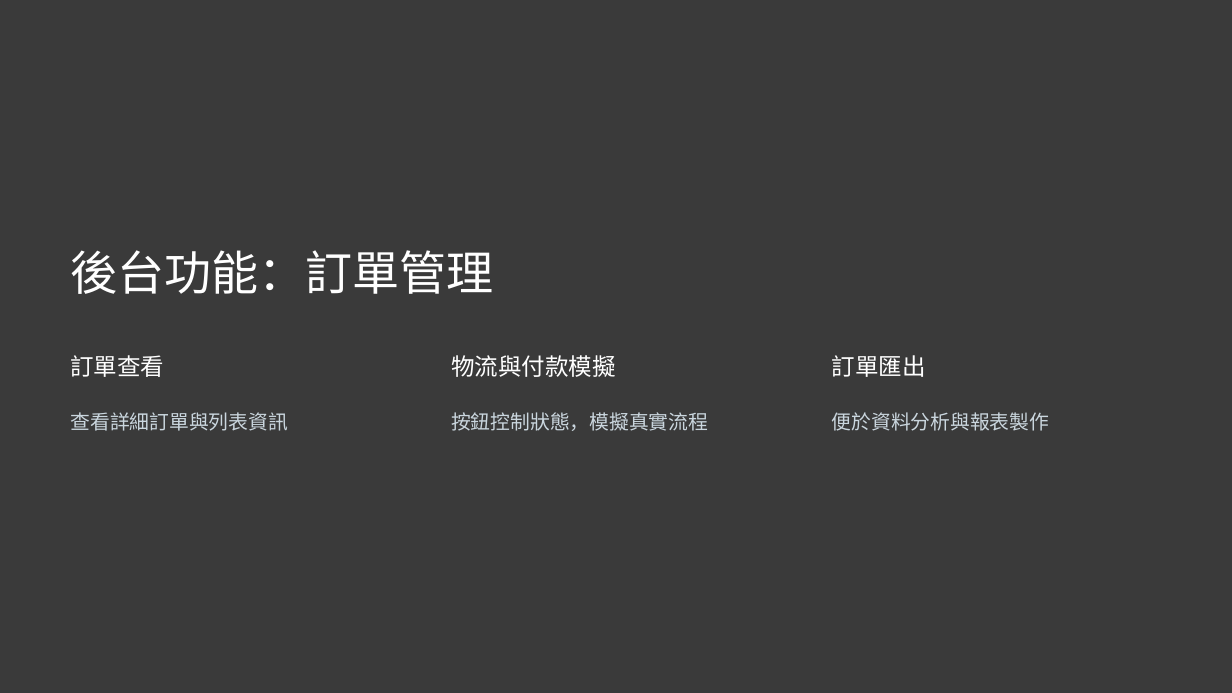
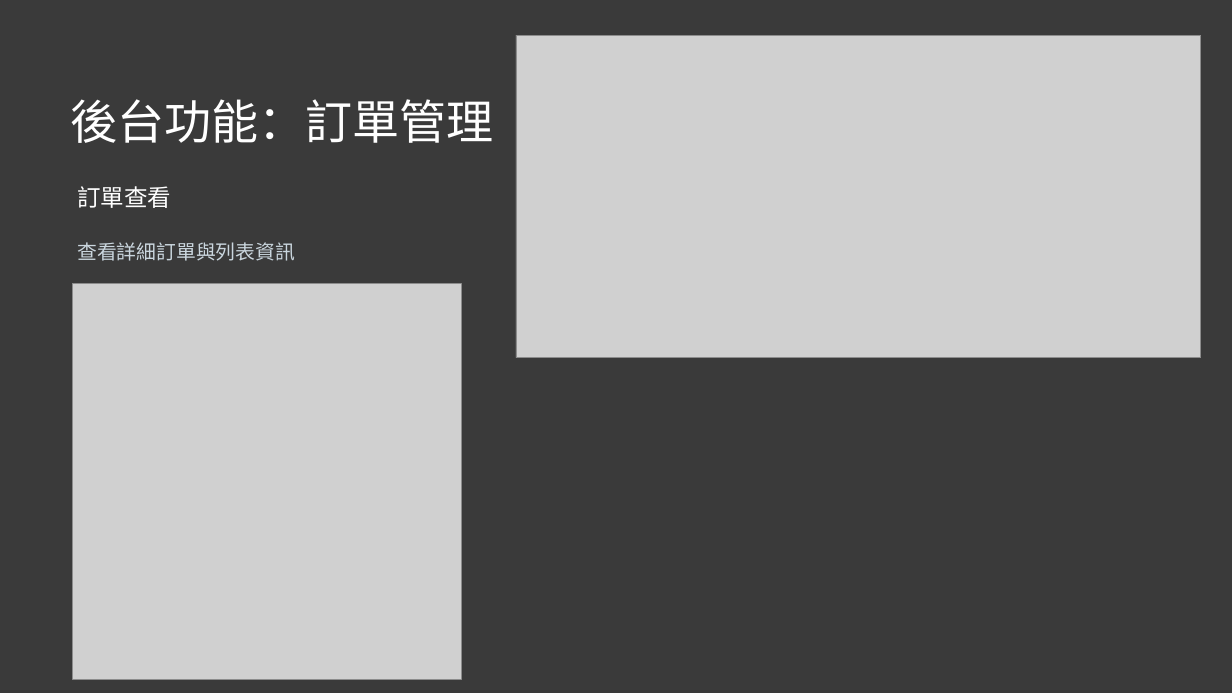
Before and after one commit to Balabababala/shoppingProject, a slide deck: slide 19 of 說明用工具/張允豪 購物網站 專題 ver.0.1.pptx (slide 20 before the commit). Drawn at 1232x693 pixels with LibreOffice and Linux fonts; fonts in the diff are those of the drawing; grey boxes stand for pictures. Boxes give left, top, right and bottom in pixels: in the first picture for what was removed or moved away, otherwise in the second. Text is boxed around its words. In the diff, an @@ line names an element or a change of style, - is before the commit and + after.

```diff
--- a/說明用工具/張允豪 購物網站 專題 ver.0.1.pptx
+++ b/說明用工具/張允豪 購物網站 專題 ver.0.1.pptx
@@ picture added at [516,35,1201,358] @@
@@ text "後台功能：訂單管理": place and size @@
-text "後台功能：訂單管理" at [71,250,494,294]
+text "後台功能：訂單管理" at [71,99,494,143]
@@ text "訂單查看": place and size @@
-text "訂單查看" at [71,355,165,377]
+text "訂單查看" at [77,186,171,208]
@@ text "查看詳細訂單與列表資訊": place and size @@
-text "查看詳細訂單與列表資訊" at [71,412,289,431]
+text "查看詳細訂單與列表資訊" at [77,242,295,261]
@@ picture added at [72,284,461,680] @@
@@ text removed at [451,355,615,377] @@
-物流與付款模擬
@@ text removed at [832,355,926,377] @@
-訂單匯出
@@ text removed at [451,412,708,431] @@
-按鈕控制狀態，模擬真實流程
@@ text removed at [832,412,1050,431] @@
-便於資料分析與報表製作
```
Also in this commit, not shown: 19 other slides changed, 2 slides added, 3 slides removed, 36 other files.
